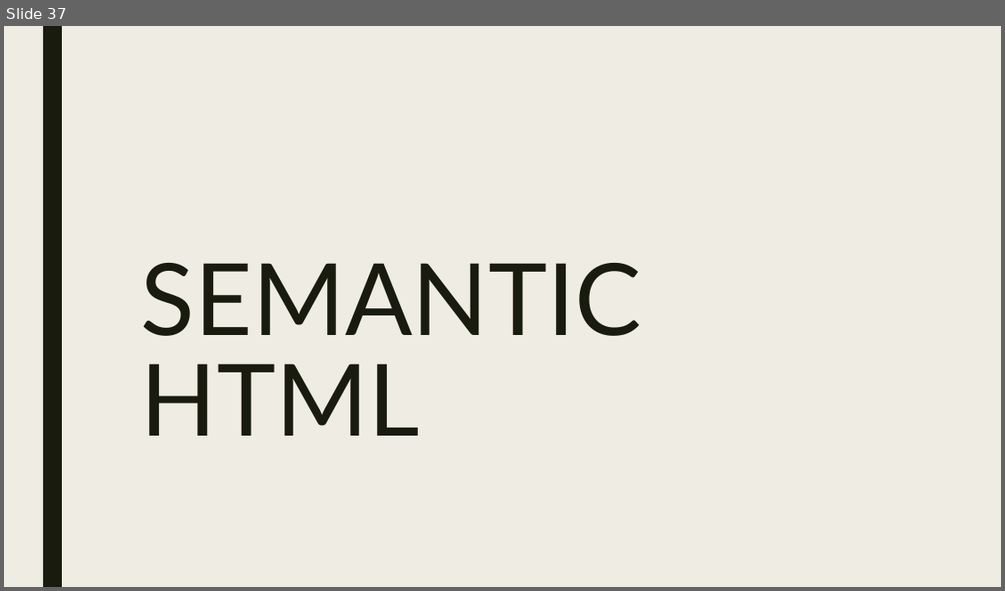
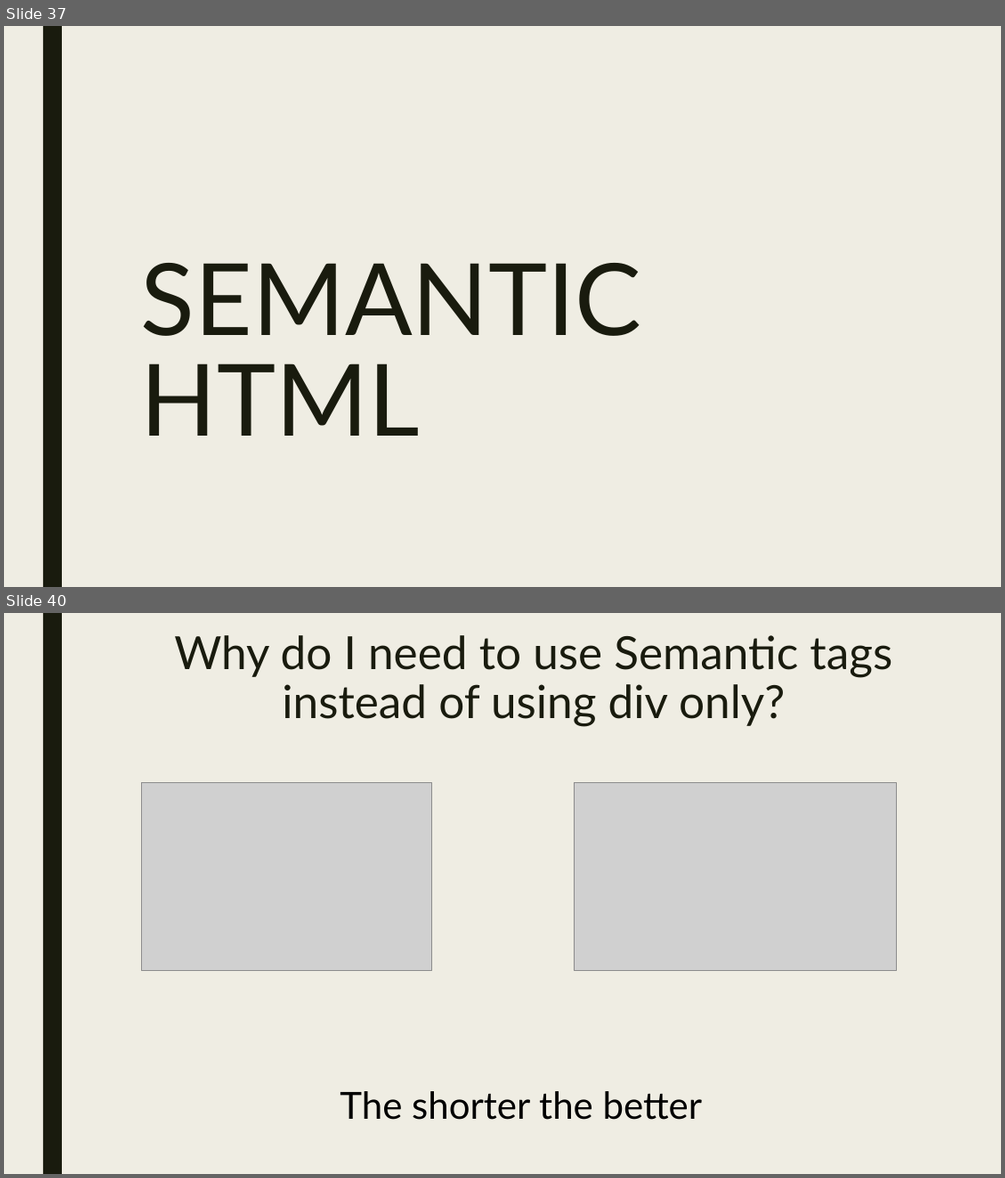
Before and after one commit to lexus654/basic_HTML-CSS_tutorial, a slide deck: HTML BASICS.pptx. Shown one above the other, each under a label of ours: slide 37 before the commit, slides 37 and 40 after it; the slides between them are not shown. The pictures are 1005x591 and 1005x1178 pixels, drawn with LibreOffice and Linux fonts; fonts in the diff are those of the drawing; grey boxes stand for pictures. Boxes give left, top, right and bottom in pixels: in the first picture for what was removed or moved away, otherwise in the second. Text is boxed around its words. In the diff, an @@ line names an element or a change of style, - is before the commit and + after.

Commit message:
Sematntic tags

```diff
--- a/HTML BASICS.pptx
+++ b/HTML BASICS.pptx
@@ slide 40 added at <box>4,613,1001,1174</box>, background #EFEDE3; not listed: 1 template element that a slide beside it also shows @@
@@ title added at <box>174,635,892,726</box>, 44 pt, text #191B0E @@
+Why do I need to use Semantic tags instead of using div only?
@@ picture added at <box>142,783,432,971</box> @@
@@ picture added at <box>574,783,896,971</box> @@
@@ text added at <box>340,1091,703,1119</box>, 36 pt, text #000000 @@
+The shorter the better
```
Also in this commit, not shown: 3 other slides added, 2 other files.
